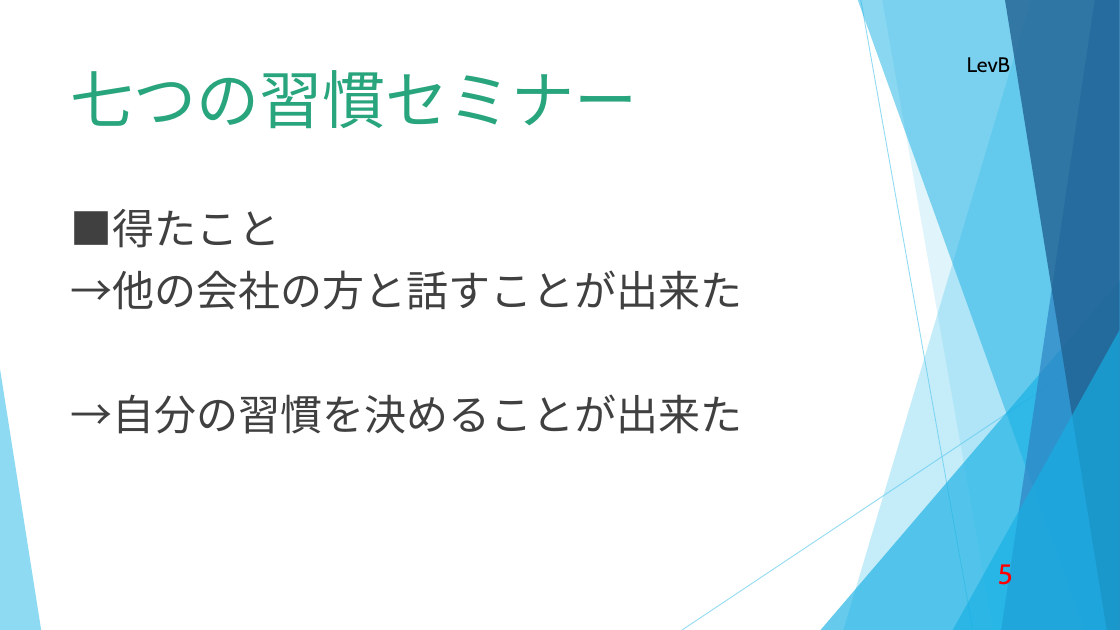
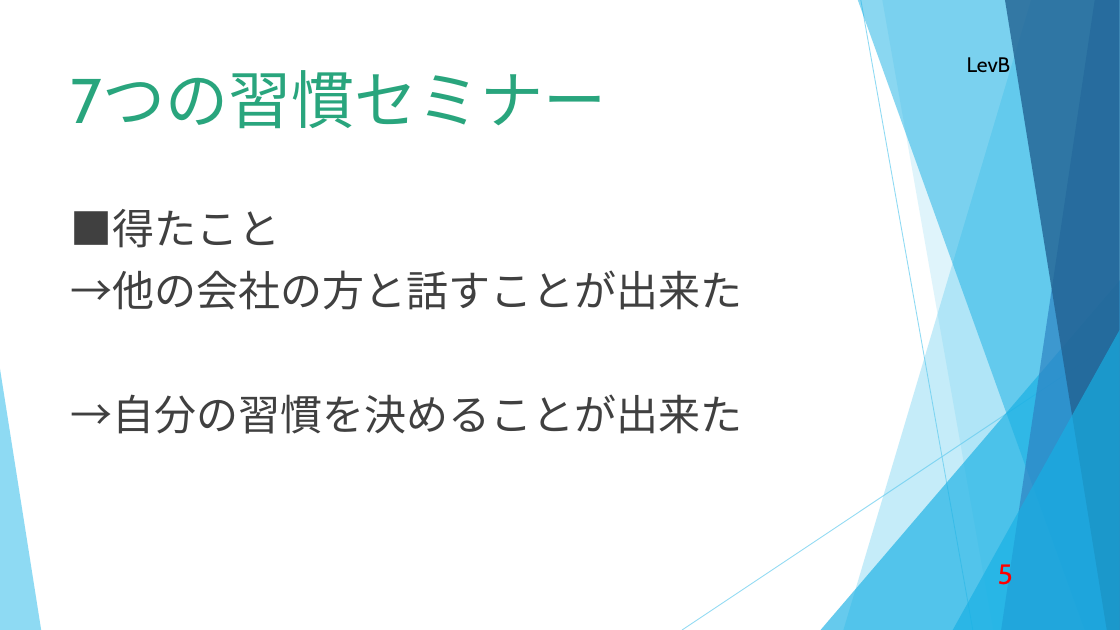
Before and after one commit to d-nakamura1/1st-training, a slide deck: slide 5 of 成果発表(中村大輝).pptx. Drawn at 1120x630 pixels with LibreOffice and Linux fonts; fonts in the diff are those of the drawing. Boxes give left, top, right and bottom in pixels: in the first picture for what was removed or moved away, otherwise in the second. Text is boxed around its words. In the diff, an @@ line names an element or a change of style, - is before the commit and + after.

```diff
--- a/成果発表(中村大輝).pptx
+++ b/成果発表(中村大輝).pptx
@@ title at (71, 70, 607, 129): text changed @@
-七つの習慣セミナー
+7つの習慣セミナー
```
Also in this commit, not shown: 5 other slides changed, 2 slides added, 1 slide removed.
